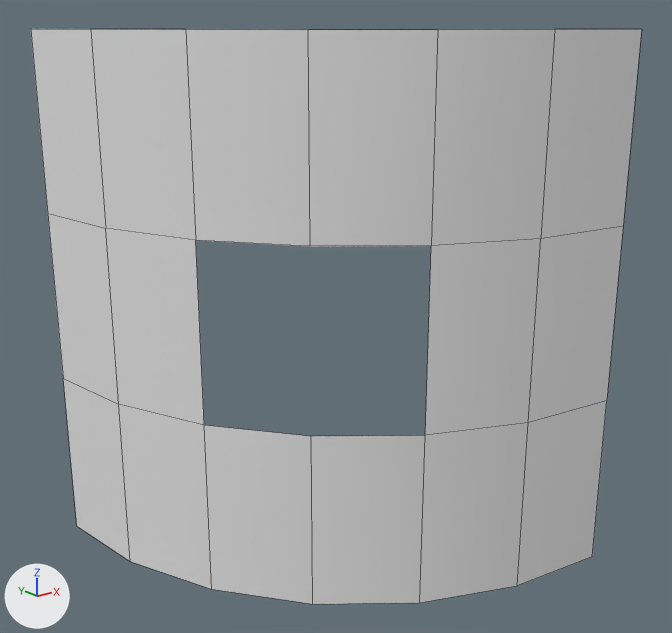
The FBX model Assets/Models/Curved wall window.fbx: old version first, new version second.
One viewpoint serves both versions: a 50 mm camera at (-4.15, -5.3, 4.03) aimed at (0.04, -0.06, 1.93). The axes (+X, +Y, +Z) are drawn at lower left. The lights are the same throughout. Mesh edges are drawn as thin lines. Where no turn or scale is listed for an object, it has been applied to the vertices. Vertices at the same position are counted once.

Names of what the first picture shows: 'Curved_wall_window'.
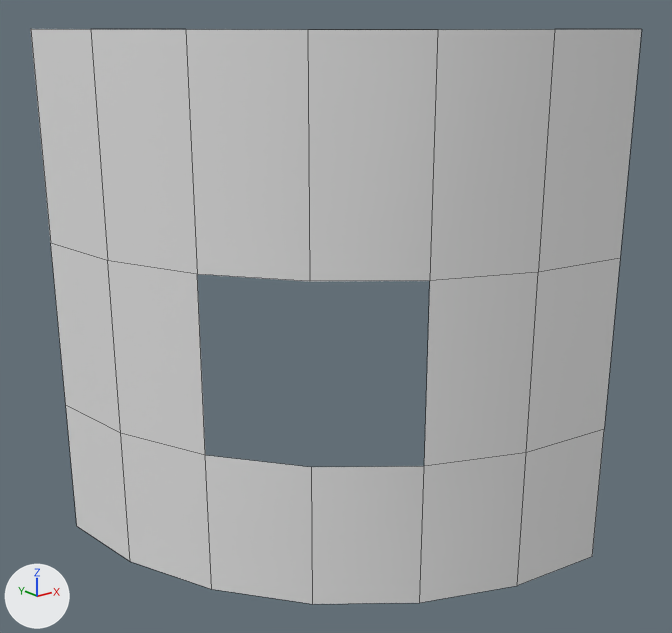
Commit message: Walls walls and more walls

Location of each change, (x1, y1, x2, y2) in pixels of the pictures (672 x 633 px; the box of a moved part takes in the faces that stretch with it):
part 1 of me_cube_042, moved or reshaped
    both: (44, 55, 623, 578)

The change, as a diff of the scene's bpy script:
```diff
--- a/Assets/Models/Curved wall window.fbx.py
+++ b/Assets/Models/Curved wall window.fbx.py
@@ me_cube_042 @@
 me_cube_042.from_pydata(...)  # 28 vertices, 16 faces; spans x -1.5..1.5, y -1.5..1.51, z 0.0..4.0
 # used by ob_curved_wall_window; location = (0.0, 0.0, 0.0)
 # verts and faces of me_cube_042; kept vertices keep their numbers, new ones are numbered from 28
 # before: 0 (-1.5, 1.51, 0.0) at pixel (76, 526), 1 (-1.5, 1.51, 4.0) at pixel (30, 28), 3 (-1.4, 0.73, 0.0) at pixel (130, 561), 13 (-1.4, 0.73, 4.0) at pixel (90, 29), 14 (-1.5, 1.51, 2.67) at pixel (47, 213)
 # before: 15 (-1.5, 1.51, 1.33) at pixel (63, 378), 16 (1.5, -1.5, 2.67) at pixel (623, 226), 17 (1.5, -1.5, 1.33) at pixel (606, 400), 18 (0.72, -1.39, 1.33) at pixel (528, 422), 19 (0.72, -1.39, 2.67) at pixel (540, 238)
 # before: 20 (0.0, -1.09, 1.33) at pixel (425, 435), 21 (0.0, -1.09, 2.67) at pixel (431, 245), 22 (-0.62, -0.62, 1.33) at pixel (311, 436), 23 (-0.62, -0.62, 2.67) at pixel (309, 246), 24 (-1.1, 0.0, 1.33) at pixel (204, 425)
 # before: 25 (-1.1, 0.0, 2.67) at pixel (195, 240), 26 (-1.4, 0.73, 1.33) at pixel (118, 404), 27 (-1.4, 0.73, 2.67) at pixel (105, 228)
+# me_cube_042 part 1
+delete_faces([(0, 15, 26, 3), (1, 13, 27, 14), (14, 27, 26, 15)])
+for i in [16, 19, 21, 23, 25, 27]: verts[i] += (0.0, 0.0, -0.24)
+for i in [17, 18, 20, 22, 24, 26]: verts[i] += (0.0, 0.0, -0.23)
+verts[28] = (-1.5, 1.51, 1.1)  # pixel (65, 405)
+verts[29] = (-1.5, 1.51, 2.43)  # pixel (50, 243)
+faces += [(0, 28, 26, 3), (1, 13, 27, 29), (26, 28, 29, 27)]
```
